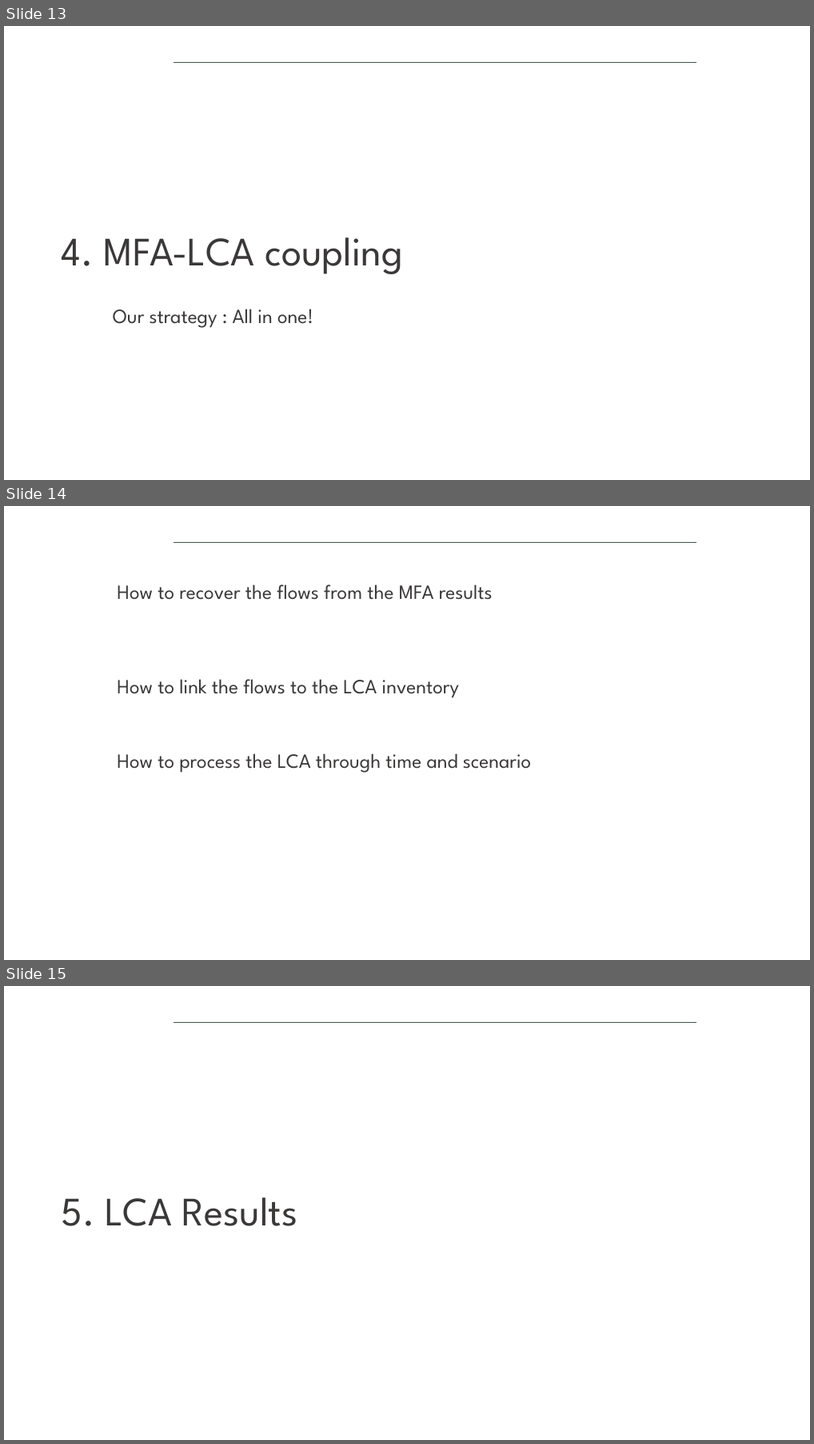
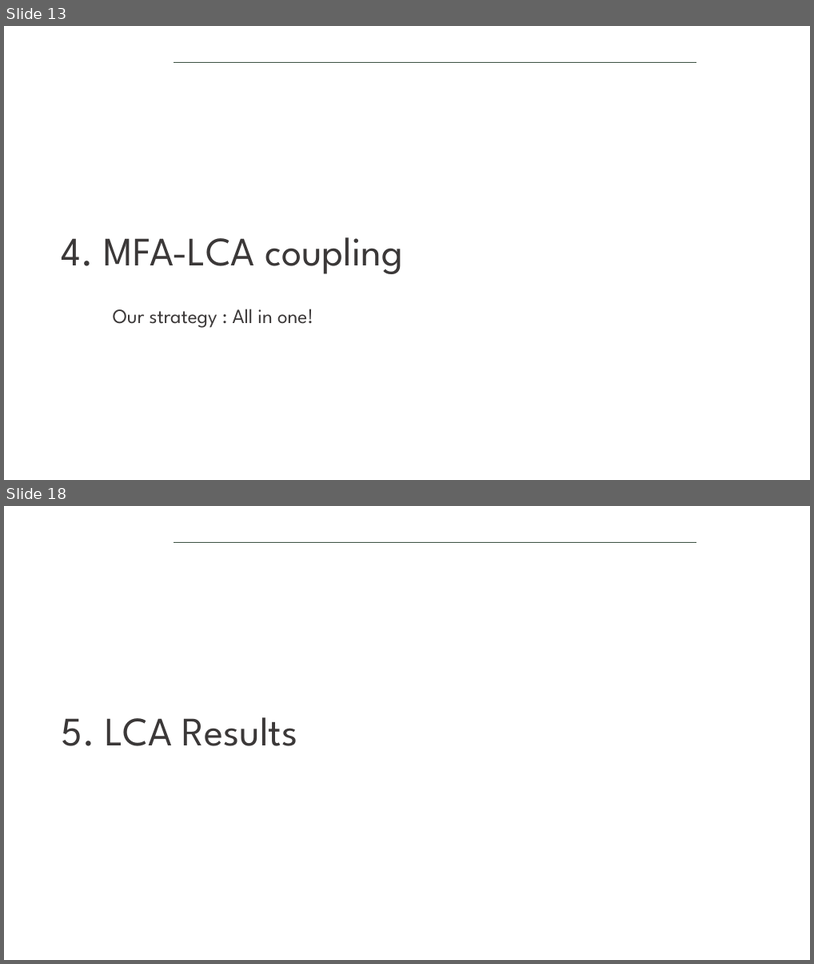
Before and after one commit to isabelapi/PAW_MFA_LCA_2025, a slide deck: presentation/dds_autumn_school_2025_paw_presentation_14-11-2025.pptx. Shown one above the other, each under a label of ours: slides 13, 14 and 15 before the commit, slides 13 and 18 after it; the slides between them are not shown. The pictures are 814x1444 and 814x964 pixels, drawn with LibreOffice and Linux fonts; fonts in the diff are those of the drawing; background and template pictures are left out. Boxes give left, top, right and bottom in pixels: in the first picture for what was removed or moved away, otherwise in the second. Text is boxed around its words. In the diff, an @@ line names an element or a change of style, - is before the commit and + after.

```diff
--- a/presentation/dds_autumn_school_2025_paw_presentation_14-11-2025.pptx
+++ b/presentation/dds_autumn_school_2025_paw_presentation_14-11-2025.pptx
@@ slide 14 removed at (4, 506, 810, 960), background #FFFFFF; not listed: 1 template element that a slide beside it also shows @@
@@ text removed at (117, 584, 493, 600) @@
-How to recover the flows from the MFA results
@@ text removed at (117, 679, 459, 698) @@
-How to link the flows to the LCA inventory
@@ text removed at (117, 753, 531, 772) @@
-How to process the LCA through time and scenario
@@ what was slide 15 is now slide 18 @@
```
Also in this commit, not shown: 4 slides added.
